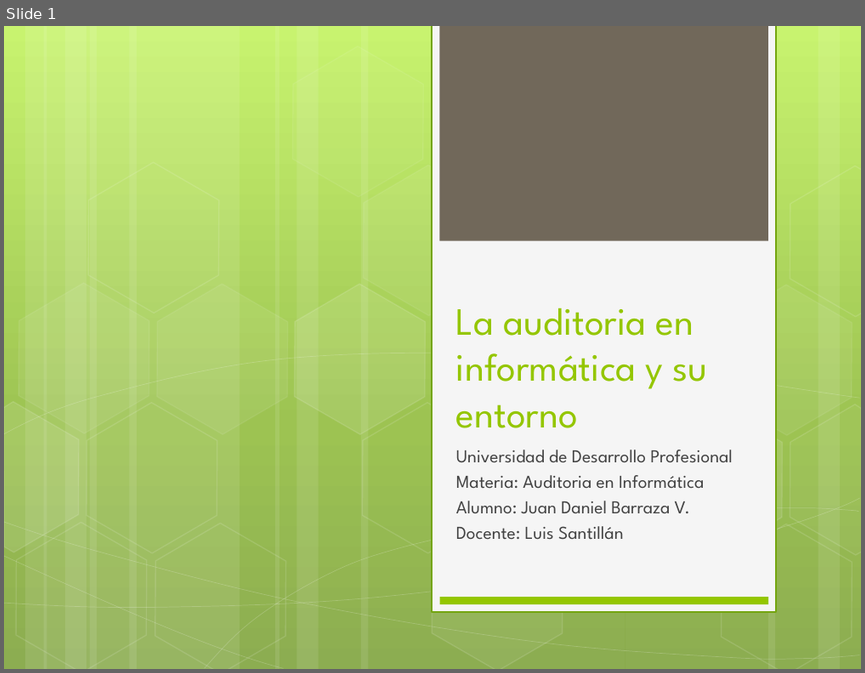
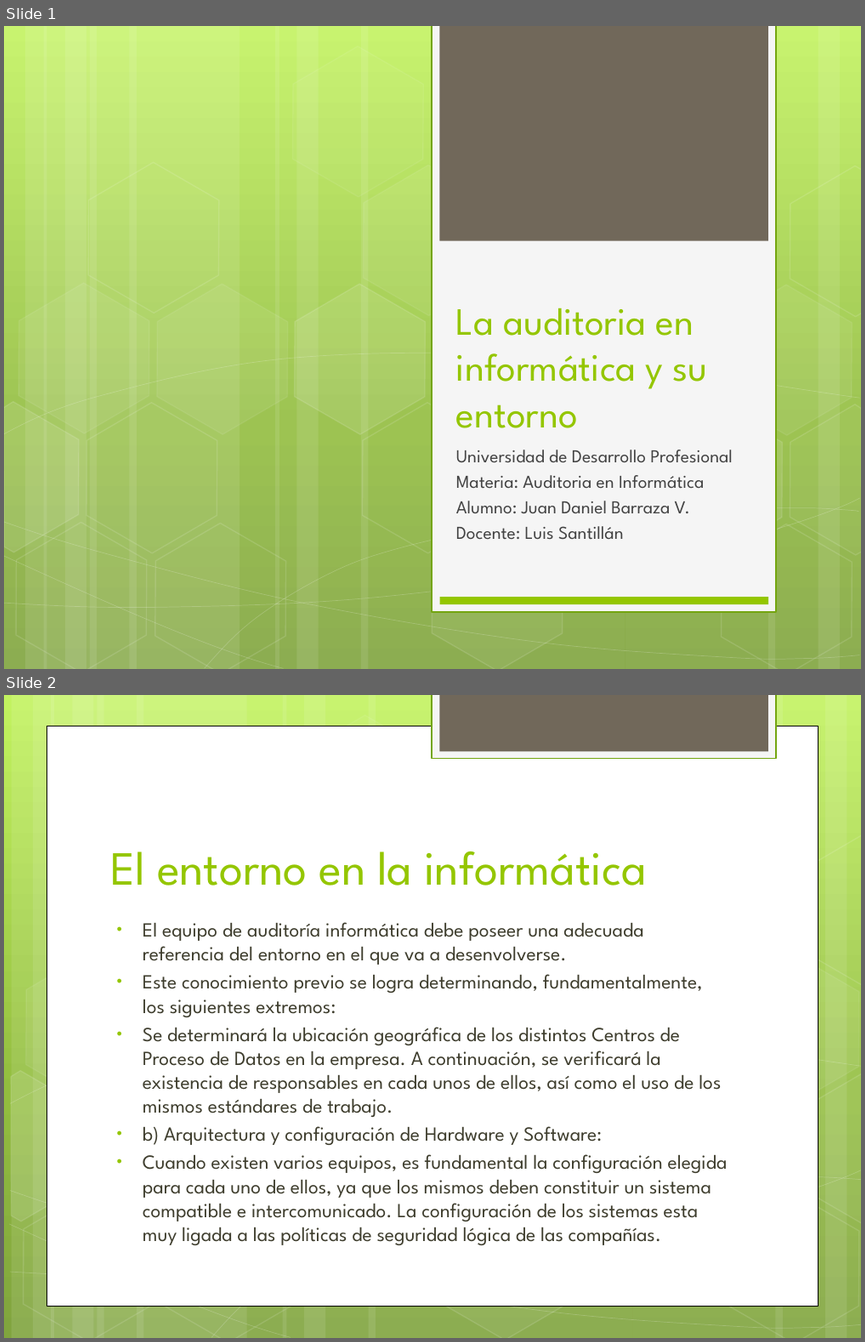
Before and after one commit to lc850/auditoria, a slide deck: La auditoria en informática y su entorno.pptx. Shown one above the other, each under a label of ours: slide 1 before the commit, slides 1 and 2 after it. The pictures are 865x673 and 865x1342 pixels, drawn with LibreOffice and Linux fonts; fonts in the diff are those of the drawing. Boxes give left, top, right and bottom in pixels: in the first picture for what was removed or moved away, otherwise in the second. Text is boxed around its words. In the diff, an @@ line names an element or a change of style, - is before the commit and + after.

Commit message:
La auditoria en informática y su entorno

```diff
--- a/La auditoria en informática y su entorno.pptx
+++ b/La auditoria en informática y su entorno.pptx
@@ slide 2 added at (4,695,861,1338), background gradient #C3F35F to #93BF3F to #81A53E @@
@@ rectangle added at (432,695,776,759), fill #F5F5F5, outline #74A510 1.25 pt @@
@@ rectangle added at (439,695,767,752), fill #71685A @@
@@ rectangle added at (46,726,818,1305), fill #FFFFFF, outline #000000 0.5 pt @@
@@ group added at (4,695,861,1338): 12 rectangles, 8 freeform shapes, 8 hexagons @@
@@ title added at (110,851,646,885), 40 pt, text #94C600 @@
+El entorno en la informática
@@ text added at (143,922,727,1245), 16.8 pt, text #3E3D2D @@
+• El equipo de auditoría informática debe poseer una adecuada referencia del entorno en el que va a desenvolverse.
+• Este conocimiento previo se logra determinando, fundamentalmente, los siguientes extremos:
+• Se determinará la ubicación geográfica de los distintos Centros de Proceso de Datos en la empresa. A continuación, se verificará la existencia de responsables en cada unos de ellos, así como el uso de los mismos estándares de trabajo.
+• b) Arquitectura y configuración de Hardware y Software:
+• Cuando existen varios equipos, es fundamental la configuración elegida para cada uno de ellos, ya que los mismos deben constituir un sistema compatible e intercomunicado. La configuración de los sistemas esta muy ligada a las políticas de seguridad lógica de las compañías.
```
Also in this commit, not shown: 3 other slides added, 1 slide removed, 2 other files.
